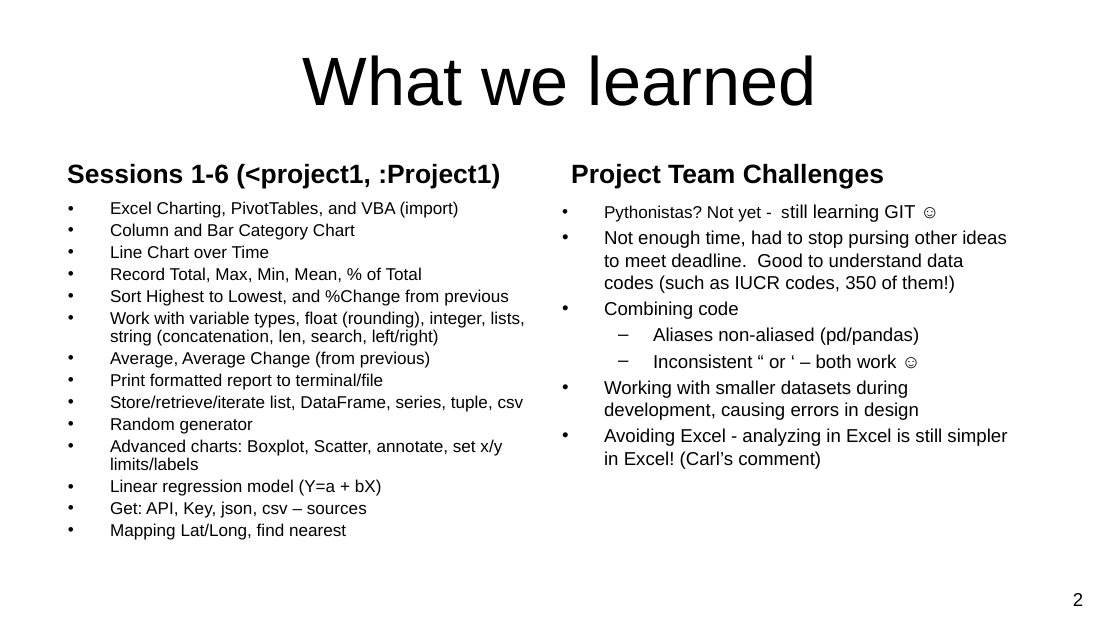
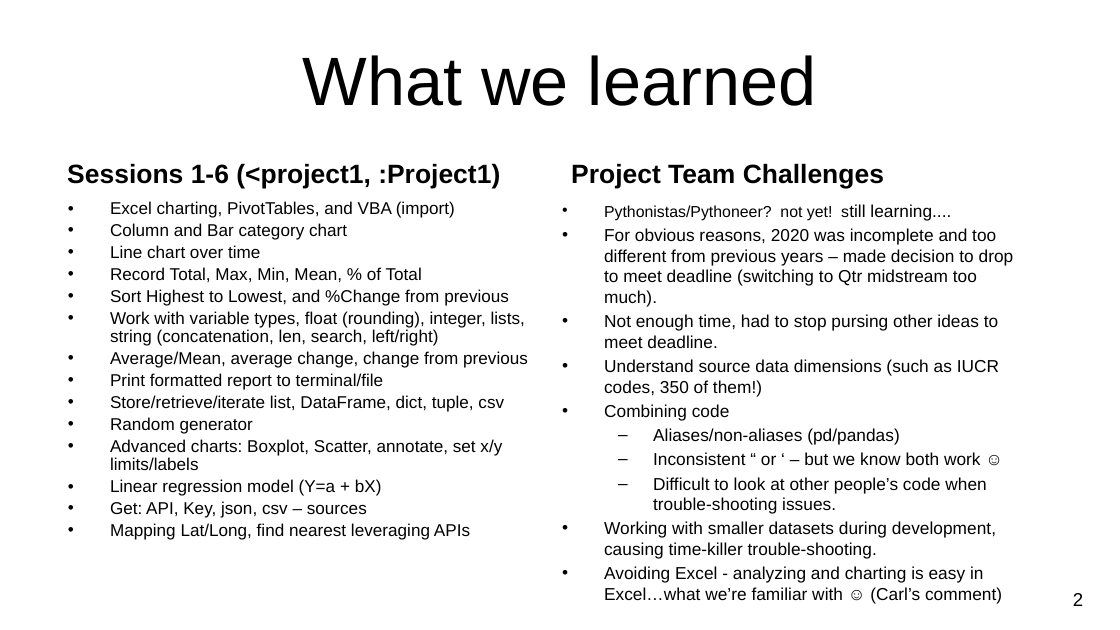
Before and after one commit to MasonMcCoy/Chicago_Crime, a slide deck: slide 3 of NU-Project1_ChicagoMagMile_Crime.pptx. Drawn at 1120x630 pixels with LibreOffice and Linux fonts; fonts in the diff are those of the drawing; background and template pictures are left out. Boxes give left, top, right and bottom in pixels: in the first picture for what was removed or moved away, otherwise in the second. Text is boxed around its words. In the diff, an @@ line names an element or a change of style, - is before the commit and + after.

Commit message:
Adding PPT/XLS and removing "Carl's Stuff" folder and its content

```diff
--- a/NU-Project1_ChicagoMagMile_Crime.pptx
+++ b/NU-Project1_ChicagoMagMile_Crime.pptx
@@ text at [110,201,455,258]: text changed @@
-• Excel Charting, PivotTables, and VBA (import)
-• Column and Bar Category Chart
-• Line Chart over Time
+• Excel charting, PivotTables, and VBA (import)
+• Column and Bar category chart
+• Line chart over time
@@ text at [604,204,1014,397]: text changed; size 12 to 11.1 pt @@
-• Pythonistas? Not yet - still learning GIT ☺
-• Not enough time, had to stop pursing other ideas to meet deadline. Good to understand data codes (such as IUCR codes, 350 of them!)
+• Pythonistas/Pythoneer? not yet! still learning....
+• For obvious reasons, 2020 was incomplete and too different from previous years – made decision to drop to meet deadline (switching to Qtr midstream too much).
+• Not enough time, had to stop pursing other ideas to meet deadline.
+• Understand source data dimensions (such as IUCR codes, 350 of them!)
@@ text at [110,351,528,368]: text changed @@
-• Average, Average Change (from previous)
+• Average/Mean, average change, change from previous
@@ text at [110,395,504,412]: text changed @@
-• Store/retrieve/iterate list, DataFrame, series, tuple, csv
+• Store/retrieve/iterate list, DataFrame, dict, tuple, csv
@@ text at [604,404,730,421]: size 12 to 11.1 pt in "Combining code" @@
@@ text at [604,428,1002,604]: text changed; size 12 to 11.1 pt @@
-  – Aliases non-aliased (pd/pandas)
-  – Inconsistent “ or ‘ – both work ☺
-• Working with smaller datasets during development, causing errors in design
-• Avoiding Excel - analyzing in Excel is still simpler in Excel! (Carl’s comment)
+  – Aliases/non-aliases (pd/pandas)
+  – Inconsistent “ or ‘ – but we know both work ☺
+  – Difficult to look at other people’s code when trouble-shooting issues.
+• Working with smaller datasets during development, causing time-killer trouble-shooting.
+• Avoiding Excel - analyzing and charting is easy in Excel…what we’re familiar with ☺ (Carl’s comment)
@@ text at [110,523,470,540]: text changed @@
-• Mapping Lat/Long, find nearest
+• Mapping Lat/Long, find nearest leveraging APIs
```
Also in this commit, not shown: 5 other slides changed, 12 slides added, 6 slides removed, 8 other files.
